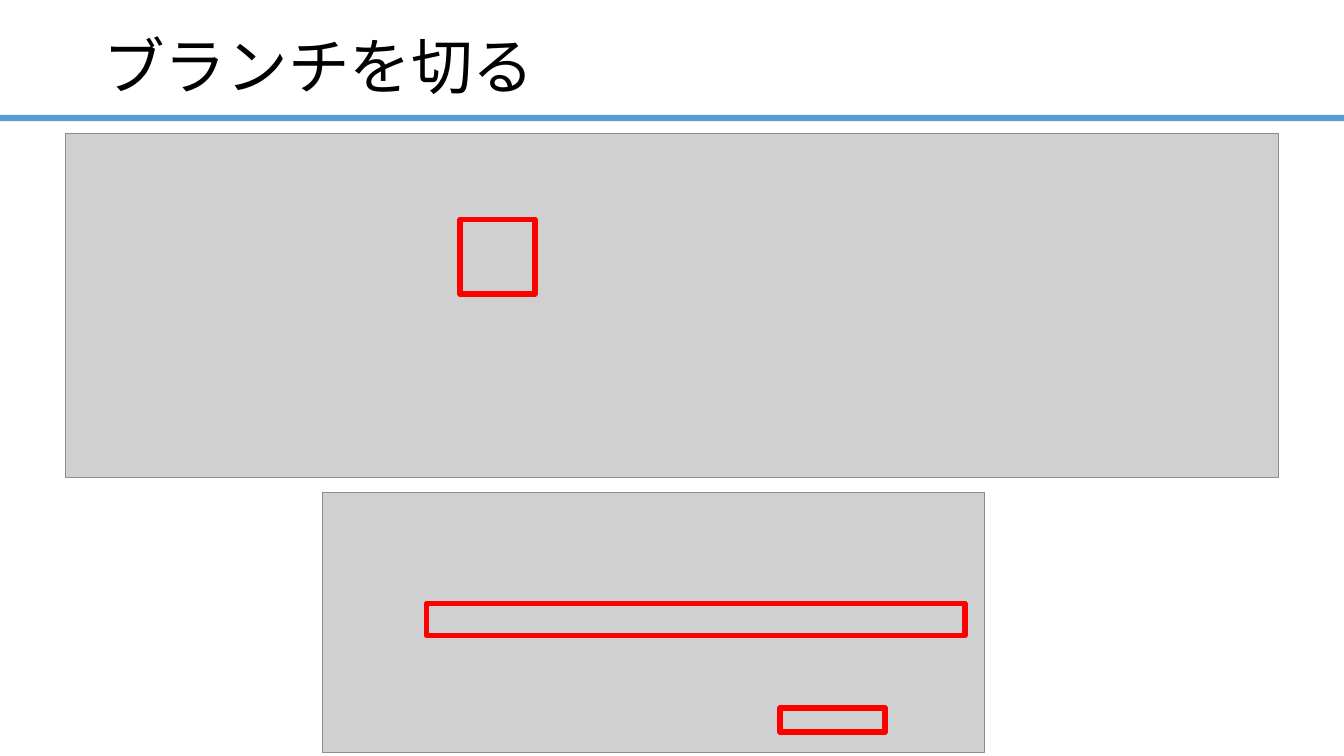
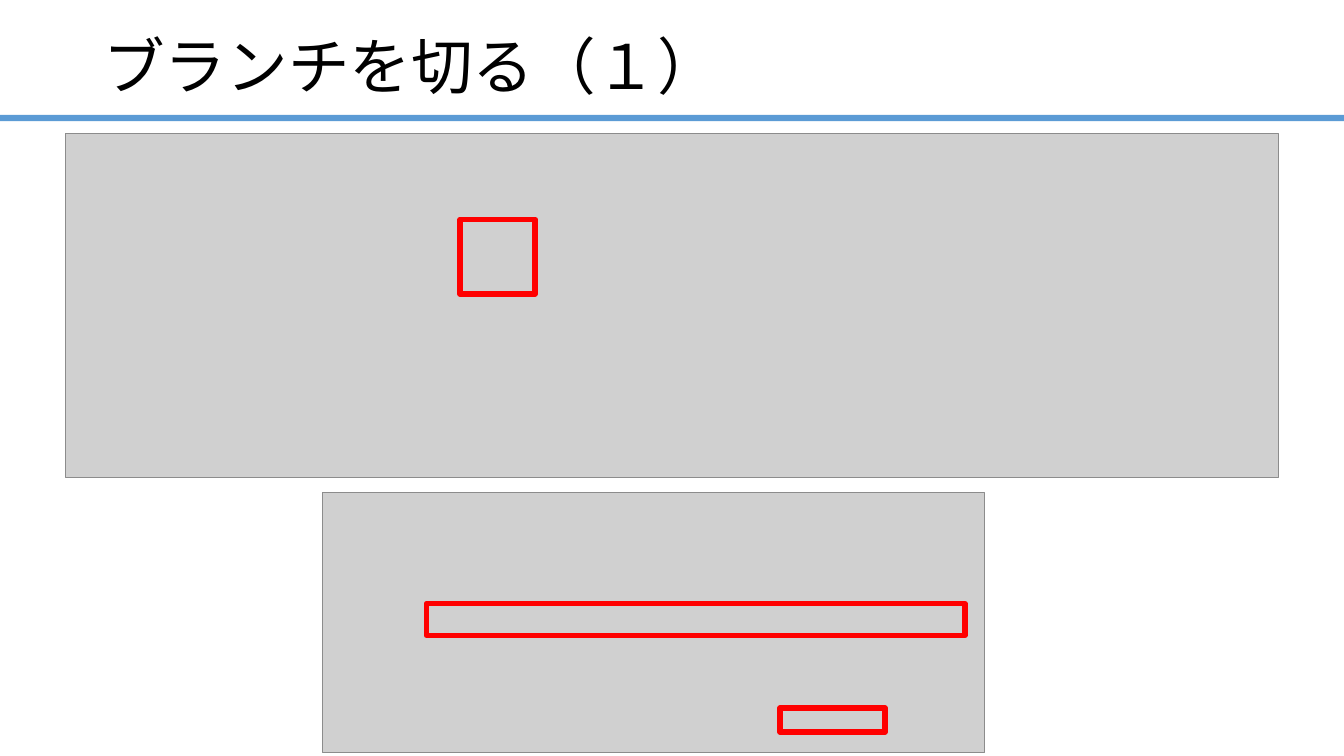
Before and after one commit to ainsAins/git4beginners, a slide deck: slide 35 of ハンズオン_Git入門.pptx. Drawn at 1344x756 pixels with LibreOffice and Linux fonts; fonts in the diff are those of the drawing; grey boxes stand for pictures. Boxes give left, top, right and bottom in pixels: in the first picture for what was removed or moved away, otherwise in the second. Text is boxed around its words. In the diff, an @@ line names an element or a change of style, - is before the commit and + after.

```diff
--- a/ハンズオン_Git入門.pptx
+++ b/ハンズオン_Git入門.pptx
@@ title at (x1=103, y1=36, x2=719, y2=95): text changed @@
-ブランチを切る
+ブランチを切る（１）
```
Also in this commit, not shown: 1 slide added.
